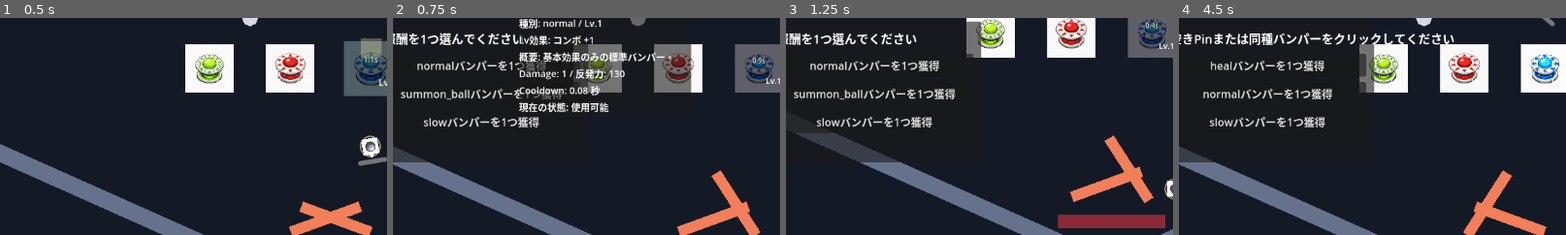
Above: before the commit, frames 1-4 (left to right).
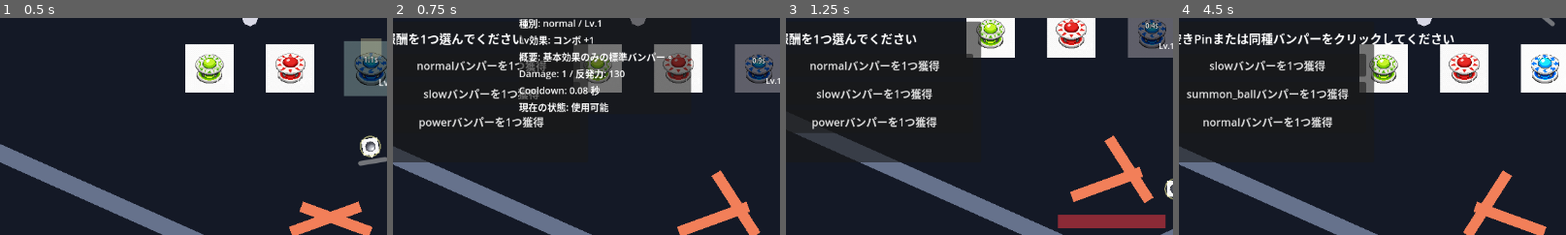
Above: after the commit, the same moments.

Repository: hamayu691-hamy/codex_godot
Game: Godot game, scene res://scenes/PinballBattleScene.tscn
Same seed, same stepped clock (60 frames per second), same inputs: the game is played once before the commit and once after it. The project has no main scene, so this scene is started directly.
Inputs (mouse positions are % of the whole screen's width and height, from its top left):
- Up to frame 1 (0.5 s): no input
- Up to frame 2 (0.75 s): move the mouse to (21, 43) at 0.52 s; hold Right from 0.53 s (still down); tap K at 0.6 s; click (21, 43) at 0.67 s
- Up to frame 3 (1.25 s): keep holding Right
- Up to frame 4 (4.5 s): release Right at 1.25 s; click "normalバンパーを1つ獲得" at 1.25 s; move the mouse to (48, 29) at 2.02 s; hold Left 2.03-2.78 s; tap B at 2.1, 4.35 s; click (48, 29) at 2.17 s; move the mouse to (76, 36) at 2.77 s; hold R 2.78-3.53 s; hold Right 2.78-4.28 s; click (76, 36) at 2.92 s; move the mouse to (20, 43) at 3.52 s; tap K at 3.6 s; click (20, 43) at 3.67 s; move the mouse to (48, 37) at 4.27 s; hold Left from 4.28 s (still down); click (48, 37) at 4.42 s
The pictures show only the part of the screen within x 6-56%, y 50-100%; the shares and areas given below are measured in that part.

Frame 1 is identical in both runs. In frame 2, 2.0% of the frame differs, in the area x 2-44%, y 32-52%; in frame 3, 2.1%; in frame 4, 2.7%, in the area x 2-44%, y 19-51%.

Commit message:
Add aim bumper targeting nearest enemy

Diff:
--- a/scripts/gameplay/bumper.gd
+++ b/scripts/gameplay/bumper.gd
@@ -11,6 +11,7 @@
 	"power": Color(1.0, 0.65, 0.5, 1.0),
 	"heal": Color(0.6, 1.0, 0.65, 1.0),
 	"slow": Color(0.6, 0.7, 1.0, 1.0),
+	"aim": Color(0.75, 0.55, 1.0, 1.0),
 	"summon_ball": Color(0.55, 1.0, 0.9, 1.0),
 }
 const MAX_LEVEL: int = 5
@@ -24,6 +25,7 @@
 	"power": "Power Bumper",
 	"heal": "Heal Bumper",
 	"slow": "Slow Bumper",
+	"aim": "Aim Bumper",
 	"charge": "Charge Bumper",
 	"critical": "Critical Bumper",
 	"pierce": "Pierce Bumper",
@@ -53,6 +55,7 @@
 	"power": "次回の敵ヒットダメージ増加や補助ボールの攻撃力強化を狙う攻撃補助。",
 	"heal": "メインボールや補助ボールのHP回復に関わる効果。",
 	"slow": "敵や弾などの行動速度低下を狙う効果。",
+	"aim": "ヒットした玉の現在速度を少し残し、最も近い生存中の敵へ向けて吹き飛ばす。",
 	"charge": "チャージ系の蓄積や解放に関わる効果。",
 	"critical": "クリティカル関連の強化効果。",
 	"pierce": "貫通系の補助効果。",
@@ -176,6 +179,8 @@
 			_apply_heal_bumper_effect(ball)
 		"slow":
 			_apply_slow_bumper_effect(ball)
+		"aim":
+			_apply_aim_bumper_effect(ball)
 		"charge":
 			_apply_charge_bumper_effect(ball)
 		"power":
@@ -224,6 +229,10 @@
 func _apply_slow_bumper_effect(_ball: RigidBody2D) -> void:
 	pass
 
+func _apply_aim_bumper_effect(_ball: RigidBody2D) -> void:
+	# 敵の探索を管理する戦闘シーン側で速度補正を適用する
+	pass
+
 func _apply_charge_bumper_effect(_ball: RigidBody2D) -> void:
 	pass
 
--- a/scripts/gameplay/bumper_level_table.gd
+++ b/scripts/gameplay/bumper_level_table.gd
@@ -24,6 +24,9 @@
 const HEAL_AMOUNTS: Array[int] = [1, 2, 3, 4, 5]
 const SLOW_RATES: Array[float] = [0.8, 0.72, 0.64, 0.56, 0.48]
 const SUMMON_BALL_COUNTS: Array[int] = [1, 1, 1, 2, 2]
+const AIM_BUMPER_BASE_FORCE: float = 520.0
+const AIM_BUMPER_LEVEL_FORCE_BONUS: float = 80.0
+const AIM_BUMPER_KEEP_VELOCITY_RATE: float = 0.35
 
 
 static func get_damage_multiplier(bumper_type: String, level: int) -> float:
@@ -58,6 +61,10 @@
 	return SUMMON_BALL_COUNTS[_get_level_index(level)]
 
 
+static func get_aim_bumper_force(level: int) -> float:
+	return AIM_BUMPER_BASE_FORCE + (AIM_BUMPER_LEVEL_FORCE_BONUS * _get_level_index(level))
+
+
 static func get_effect_description(bumper_type: String, level: int) -> String:
 	match bumper_type:
 		"normal":
@@ -70,6 +77,8 @@
 			return "ヒットしたボールの速度を %.0f%% に低下" % (get_slow_rate(level) * 100.0)
 		"summon_ball":
 			return "設定タイプの補助ボールを %d 体生成 / コンボ +1" % get_summon_ball_count(level)
+		"aim":
+			return "最寄りの生存中の敵方向へ吹き飛ばす（補正力 %.0f）" % get_aim_bumper_force(level)
 		_:
 			return "基本効果（Damageと反発力がLvに応じて上昇）"
 
--- a/scripts/gameplay/pinball_battle_scene.gd
+++ b/scripts/gameplay/pinball_battle_scene.gd
@@ -59,6 +59,7 @@
 	"power": Color(0.95, 0.45, 0.35, 1.0),
 	"heal": Color(0.35, 0.9, 0.45, 1.0),
 	"slow": Color(0.45, 0.55, 0.95, 1.0),
+	"aim": Color(0.65, 0.4, 0.95, 1.0),
 	"charge": Color(0.9, 0.85, 0.3, 1.0),
 	"critical": Color(0.95, 0.3, 0.6, 1.0),
 	"pierce": Color(0.7, 0.7, 0.78, 1.0),
@@ -1332,10 +1333,51 @@
 					ball_hp_bar.value = _ball_hp
 		"slow":
 			_apply_slow_bumper_velocity(hit_ball, BumperLevelTable.get_slow_rate(bumper.level))
+		"aim":
+			combo_count += 1
+			_apply_aim_bumper_effect(bumper, hit_ball)
 		"summon_ball":
 			combo_count += 1
 		_:
 			combo_count += 1
+
+func _apply_aim_bumper_effect(bumper: Bumper, target_ball: RigidBody2D) -> void:
+	if _is_victory or _is_game_over:
+		return
+	if target_ball == null or not is_instance_valid(target_ball):
+		return
+	var nearest_enemy: Enemy = _find_nearest_alive_enemy(target_ball.global_position)
+	if nearest_enemy == null:
+		return
+	var aim_direction: Vector2 = nearest_enemy.global_position - target_ball.global_position
+	if aim_direction.length_squared() <= 0.0001:
+		return
+	var retained_velocity: Vector2 = target_ball.linear_velocity * BumperLevelTable.AIM_BUMPER_KEEP_VELOCITY_RATE
+	var aim_velocity: Vector2 = aim_direction.normalized() * BumperLevelTable.get_aim_bumper_force(bumper.level)
+	target_ball.linear_velocity = retained_velocity + aim_velocity
+	_cap_target_ball_speed(target_ball)
+
+func _find_nearest_alive_enemy(from_position: Vector2) -> Enemy:
+	var nearest_enemy: Enemy = null
+	var nearest_distance_squared: float = INF
+	for child: Node in enemies_root.get_children():
+		var enemy: Enemy = child as Enemy
+		if enemy == null or not is_instance_valid(enemy) or enemy.current_hp <= 0:
+			continue
+		var distance_squared: float = from_position.distance_squared_to(enemy.global_position)
+		if distance_squared < nearest_distance_squared:
+			nearest_distance_squared = distance_squared
+			nearest_enemy = enemy
+	return nearest_enemy
+
+func _cap_target_ball_speed(target_ball: RigidBody2D) -> void:
+	var max_speed: float = BALL_MAX_SPEED
+	if target_ball is AssistBall:
+		var assist_ball: AssistBall = target_ball
+		max_speed = assist_ball.max_speed
+	var speed: float = target_ball.linear_velocity.length()
+	if speed > max_speed and speed > 0.0:
+		target_ball.linear_velocity = target_ball.linear_velocity.normalized() * max_speed
 
 func _apply_slow_bumper_velocity(target_ball: RigidBody2D, level_slow_rate: float) -> void:
 	if target_ball == null or not is_instance_valid(target_ball):
--- a/scripts/gameplay/reward_manager.gd
+++ b/scripts/gameplay/reward_manager.gd
@@ -6,6 +6,7 @@
 	"add_power_bumper",
 	"add_heal_bumper",
 	"add_slow_bumper",
+	"add_aim_bumper",
 	"add_summon_ball_bumper",
 ]
 
@@ -14,6 +15,7 @@
 	"add_power_bumper": "power",
 	"add_heal_bumper": "heal",
 	"add_slow_bumper": "slow",
+	"add_aim_bumper": "aim",
 	"add_summon_ball_bumper": "summon_ball",
 }
 
